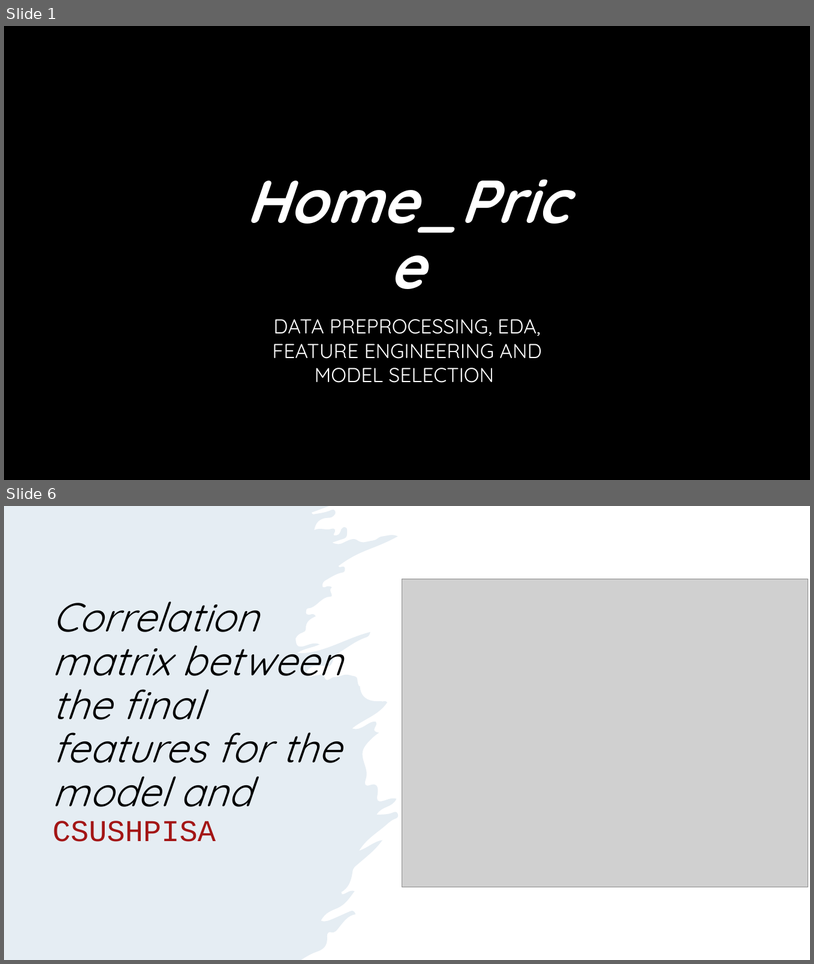
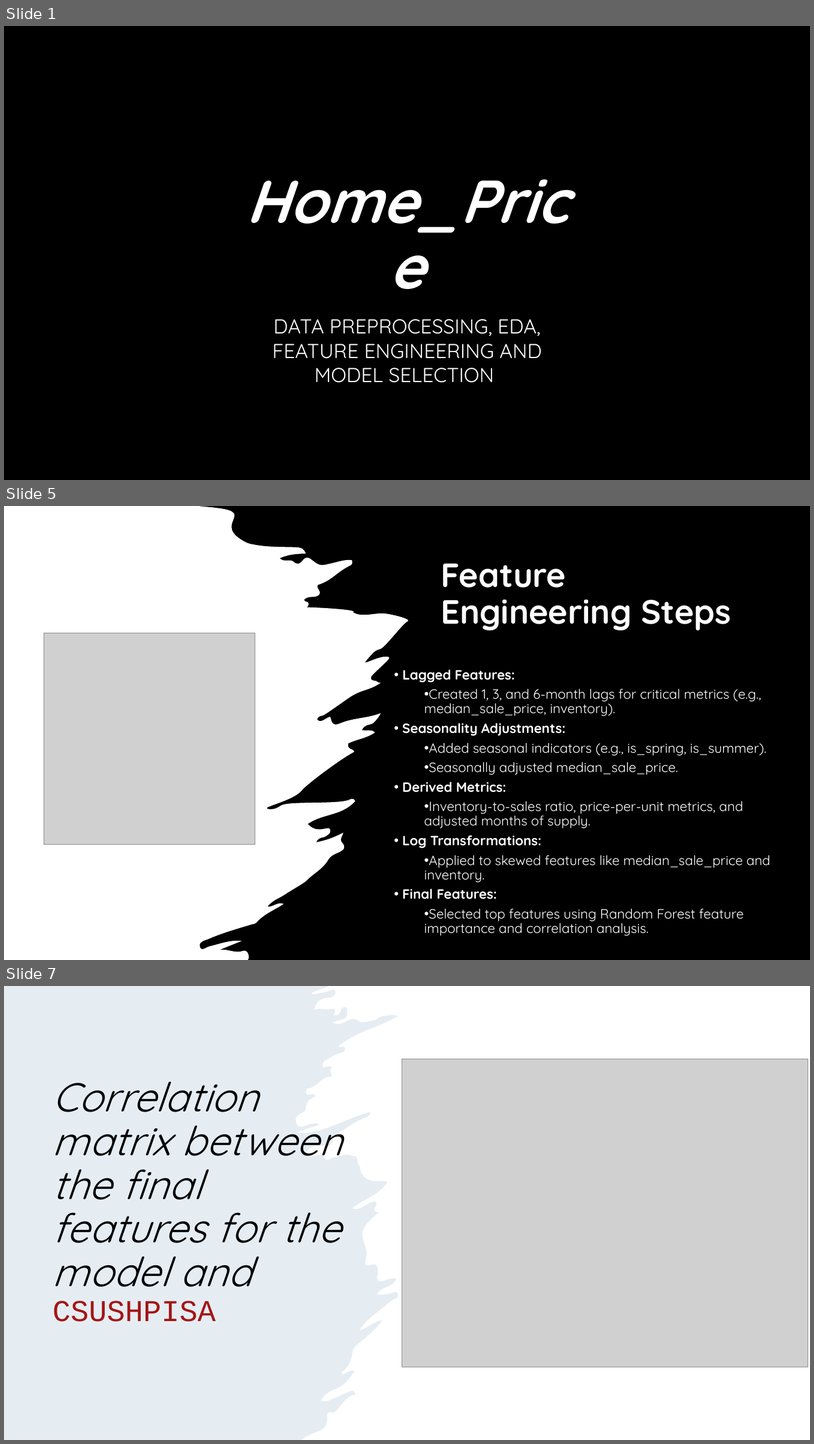
Before and after one commit to 323kZ/home_price, a slide deck: price.pptx. Shown one above the other, each under a label of ours: slides 1 and 6 before the commit, slides 1, 5 and 7 after it; the slides between them are not shown. The pictures are 814x964 and 814x1444 pixels, drawn with LibreOffice and Linux fonts; fonts in the diff are those of the drawing; grey boxes stand for pictures; background and template pictures are left out. Boxes give left, top, right and bottom in pixels: in the first picture for what was removed or moved away, otherwise in the second. Text is boxed around its words. In the diff, an @@ line names an element or a change of style, - is before the commit and + after.

```diff
--- a/price.pptx
+++ b/price.pptx
@@ slide 5 added at [4, 506, 810, 960], background #000000; not listed: 1 template element that a slide beside it also shows @@
@@ rectangle added at [4, 506, 810, 960], fill #000000 @@
@@ freeform shape added at [4, 506, 409, 960], fill #FFFFFF @@
@@ title added at [441, 563, 731, 631], 40 pt, text #FFFFFF, bold @@
+Feature Engineering Steps
@@ picture added at [44, 633, 255, 844] @@
@@ text added at [402, 669, 771, 921], 16 pt, text #FFFFFF @@
+• Lagged Features:
+  • Created 1, 3, and 6-month lags for critical metrics (e.g., median_sale_price, inventory).
+• Seasonality Adjustments:
+  • Added seasonal indicators (e.g., is_spring, is_summer).
+  • Seasonally adjusted median_sale_price.
+• Derived Metrics:
+  • Inventory-to-sales ratio, price-per-unit metrics, and adjusted months of supply.
+• Log Transformations:
+  • Applied to skewed features like median_sale_price and inventory.
+• Final Features:
+  • Selected top features using Random Forest feature importance and correlation analysis.
@@ what was slide 6 is now slide 7 @@
```
Also in this commit, not shown: 5 slides changed, 1 other slide added, 1 slide removed.
